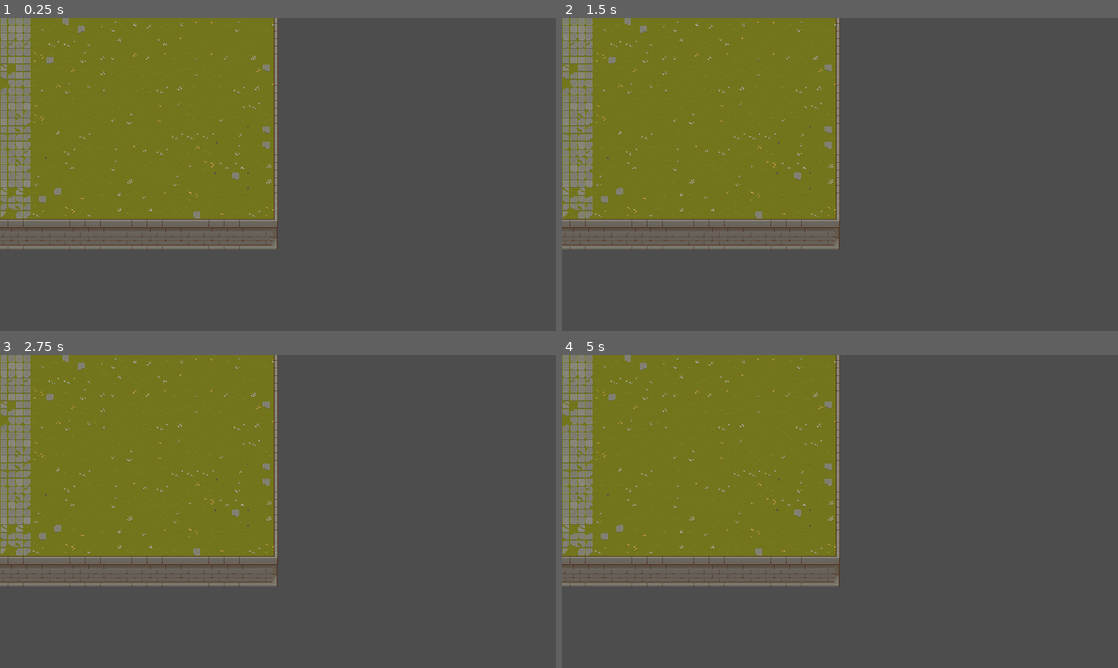
Above: before the commit, frames 1-4 (two rows, left to right).
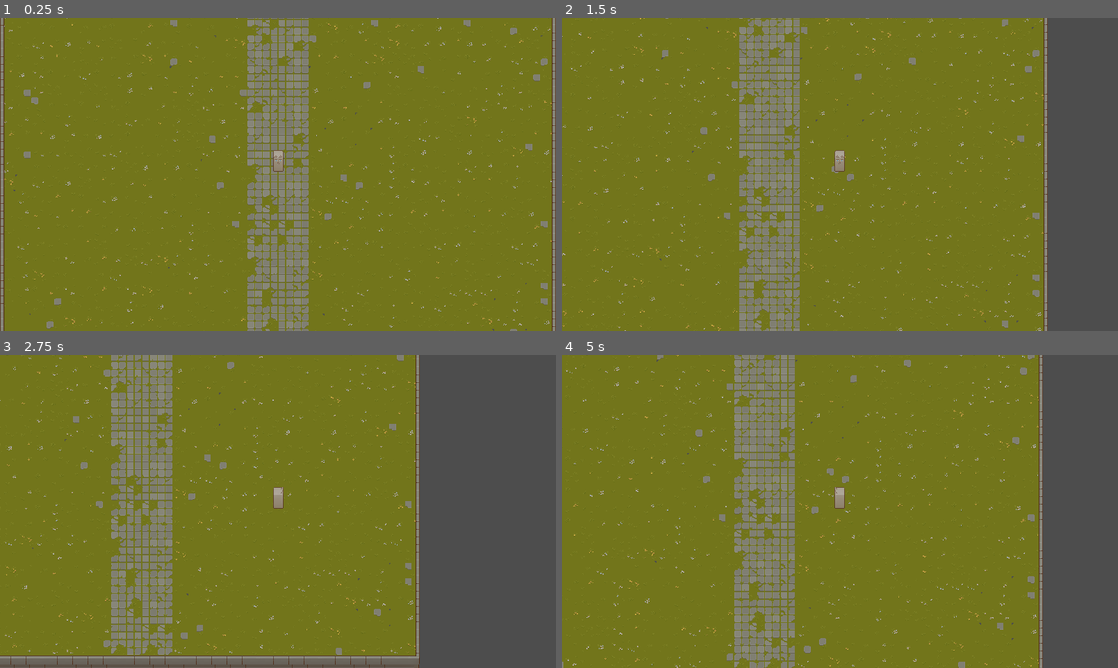
Above: after the commit, the same moments.

Repository: reyhanfarabi/project-survive
Game: Godot game, scene res://scenes/main.tscn
The game is run twice, just before and just after one commit, with the same random seed, the same clock (stepped at 60 frames per second) and the same inputs. The project has no main scene, so this scene is started directly.
Inputs:
- Up to frame 1 (0.25 s): no input
- Up to frame 2 (1.5 s): tap Enter at 0.5 s; hold D (right, bound only after the commit) 0.53-1.28 s; tap W (top, bound only after the commit) at 0.6, 1.35 s; hold S (down, bound only after the commit) from 1.28 s (still down)
- Up to frame 3 (2.75 s): release S (down, bound only after the commit) at 2.03 s; hold D (right, bound only after the commit) from 2.03 s (still down); tap W (top, bound only after the commit) at 2.1 s
- Up to frame 4 (5 s): tap W (top, bound only after the commit) at 2.85, 3.6, 4.35 s; release D (right, bound only after the commit) at 3.53 s; hold A (left, bound only after the commit) from 3.53 s (still down)

The runs differ from the first frame. In frame 1, 73% of the frame differs, in the area x 0-100%, y 0-100%; in frame 2, 64%; in frame 3, 51%; in frame 4, 63%.

Commit message:
add movement to player node

Diff:
--- a/project.godot
+++ b/project.godot
@@ -18,6 +18,37 @@
 
 window/stretch/mode="canvas_items"
 
+[input]
+
+left={
+"deadzone": 0.5,
+"events": [Object(InputEventKey,"resource_local_to_scene":false,"resource_name":"","device":-1,"window_id":0,"alt_pressed":false,"shift_pressed":false,"ctrl_pressed":false,"meta_pressed":false,"pressed":false,"keycode":0,"physical_keycode":65,"key_label":0,"unicode":97,"echo":false,"script":null)
+, Object(InputEventKey,"resource_local_to_scene":false,"resource_name":"","device":-1,"window_id":0,"alt_pressed":false,"shift_pressed":false,"ctrl_pressed":false,"meta_pressed":false,"pressed":false,"keycode":0,"physical_keycode":4194319,"key_label":0,"unicode":0,"echo":false,"script":null)
+, Object(InputEventJoypadMotion,"resource_local_to_scene":false,"resource_name":"","device":-1,"axis":0,"axis_value":-1.0,"script":null)
+]
+}
+right={
+"deadzone": 0.5,
+"events": [Object(InputEventKey,"resource_local_to_scene":false,"resource_name":"","device":-1,"window_id":0,"alt_pressed":false,"shift_pressed":false,"ctrl_pressed":false,"meta_pressed":false,"pressed":false,"keycode":0,"physical_keycode":68,"key_label":0,"unicode":100,"echo":false,"script":null)
+, Object(InputEventKey,"resource_local_to_scene":false,"resource_name":"","device":-1,"window_id":0,"alt_pressed":false,"shift_pressed":false,"ctrl_pressed":false,"meta_pressed":false,"pressed":false,"keycode":0,"physical_keycode":4194321,"key_label":0,"unicode":0,"echo":false,"script":null)
+, Object(InputEventJoypadMotion,"resource_local_to_scene":false,"resource_name":"","device":-1,"axis":0,"axis_value":1.0,"script":null)
+]
+}
+top={
+"deadzone": 0.5,
+"events": [Object(InputEventKey,"resource_local_to_scene":false,"resource_name":"","device":-1,"window_id":0,"alt_pressed":false,"shift_pressed":false,"ctrl_pressed":false,"meta_pressed":false,"pressed":false,"keycode":0,"physical_keycode":87,"key_label":0,"unicode":119,"echo":false,"script":null)
+, Object(InputEventKey,"resource_local_to_scene":false,"resource_name":"","device":-1,"window_id":0,"alt_pressed":false,"shift_pressed":false,"ctrl_pressed":false,"meta_pressed":false,"pressed":false,"keycode":0,"physical_keycode":4194320,"key_label":0,"unicode":0,"echo":false,"script":null)
+, Object(InputEventJoypadMotion,"resource_local_to_scene":false,"resource_name":"","device":-1,"axis":1,"axis_value":-1.0,"script":null)
+]
+}
+down={
+"deadzone": 0.5,
+"events": [Object(InputEventKey,"resource_local_to_scene":false,"resource_name":"","device":-1,"window_id":0,"alt_pressed":false,"shift_pressed":false,"ctrl_pressed":false,"meta_pressed":false,"pressed":false,"keycode":0,"physical_keycode":83,"key_label":0,"unicode":115,"echo":false,"script":null)
+, Object(InputEventKey,"resource_local_to_scene":false,"resource_name":"","device":-1,"window_id":0,"alt_pressed":false,"shift_pressed":false,"ctrl_pressed":false,"meta_pressed":false,"pressed":false,"keycode":0,"physical_keycode":4194322,"key_label":0,"unicode":0,"echo":false,"script":null)
+, Object(InputEventJoypadMotion,"resource_local_to_scene":false,"resource_name":"","device":-1,"axis":1,"axis_value":1.0,"script":null)
+]
+}
+
 [rendering]
 
 textures/canvas_textures/default_texture_filter=0
--- a/scenes/main.tscn
+++ b/scenes/main.tscn
@@ -1,7 +1,8 @@
-[gd_scene load_steps=7 format=3 uid="uid://bce56et1xspna"]
+[gd_scene load_steps=8 format=3 uid="uid://bce56et1xspna"]
 
 [ext_resource type="Texture2D" uid="uid://b1k56huheu54c" path="res://assets/texture/TX Tileset Grass.png" id="1_3sk7a"]
 [ext_resource type="Texture2D" uid="uid://hcmvhwscuw01" path="res://assets/texture/TX Tileset Wall.png" id="2_3iqga"]
+[ext_resource type="PackedScene" uid="uid://dyd4eearhya2n" path="res://scenes/player.tscn" id="3_5vid3"]
 
 [sub_resource type="TileSetAtlasSource" id="TileSetAtlasSource_si7rc"]
 texture = ExtResource("1_3sk7a")
@@ -290,3 +291,7 @@
 tile_set = SubResource("TileSet_y8v1i")
 format = 2
 layer_0/tile_data = PackedInt32Array(917486, 65536, 3, 917487, 131072, 3, 917488, 131072, 3, 917489, 131072, 3, 917490, …(2939 unchanged characters)…
+
+[node name="Player" parent="." instance=ExtResource("3_5vid3")]
+
+[node name="Camera2D" type="Camera2D" parent="Player"]
--- /dev/null
+++ b/scripts/player.gd
@@ -0,0 +1,35 @@
+extends CharacterBody2D
+
+
+@export var speed = 200
+
+
+func _physics_process(delta):
+	var input = Input.get_vector("left", "right", "top", "down")
+	handle_movement(input)
+	handle_facing(input)
+	pass
+
+
+func handle_movement(input):
+	velocity = speed * input
+	move_and_slide()
+	pass
+
+
+func handle_facing(input):
+	# handle vertical facing
+	if input.y > 0:
+		$Sprite2D.frame = 0
+	elif input.y < 0:
+		$Sprite2D.frame = 1
+
+	# handle horizontal facing
+	if input.x > 0:
+		$Sprite2D.frame = 2
+		get_node("Sprite2D").set_flip_h(true)
+	elif input.x < 0:
+		$Sprite2D.frame = 2
+		get_node("Sprite2D").set_flip_h(false)
+
+	pass
